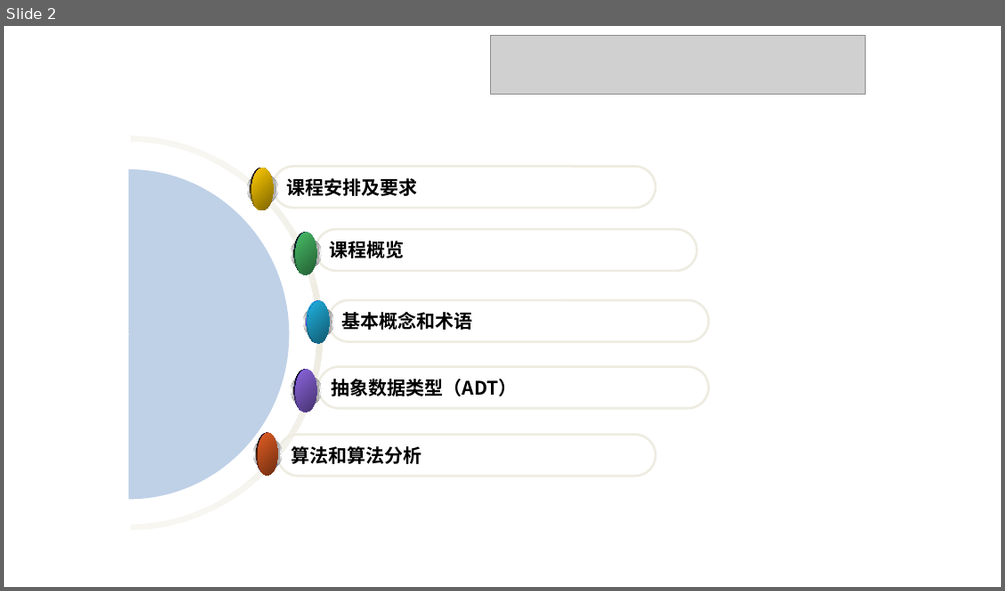
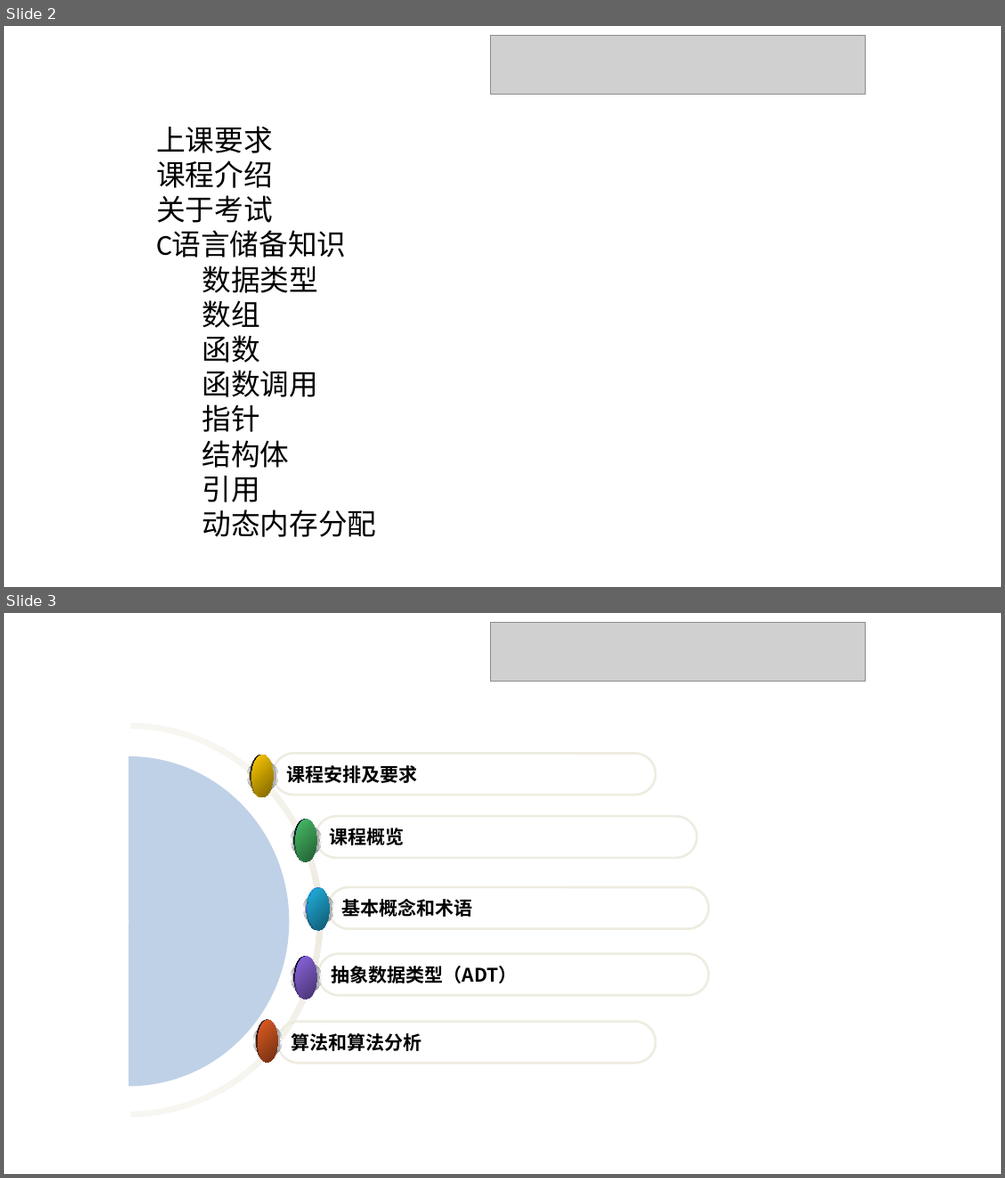
Before and after one commit to Gempittance/Data_Structur_Build, a slide deck: 数据结构PPT/ds1.pptx. Shown one above the other, each under a label of ours: slide 2 before the commit, slides 2 and 3 after it. The pictures are 1005x591 and 1005x1178 pixels, drawn with LibreOffice and Linux fonts; fonts in the diff are those of the drawing; grey boxes stand for pictures. Boxes give left, top, right and bottom in pixels: in the first picture for what was removed or moved away, otherwise in the second. Text is boxed around its words. In the diff, an @@ line names an element or a change of style, - is before the commit and + after.

Commit message:
修改了01PPT  介绍部分

```diff
--- a/数据结构PPT/ds1.pptx
+++ b/数据结构PPT/ds1.pptx
@@ slide 2 added at bbox=[4, 26, 1001, 587], background #FFFFFF @@
@@ picture added at bbox=[491, 36, 866, 94] @@
@@ text added at bbox=[156, 126, 377, 537], 28 pt, text #000000 @@
+上课要求
+课程介绍
+关于考试
+C语言储备知识
+数据类型
+数组
+函数
+函数调用
+指针
+结构体
+引用
+动态内存分配
@@ what was slide 2 is now slide 3 @@
```
Also in this commit, not shown: 1 slide changed.
